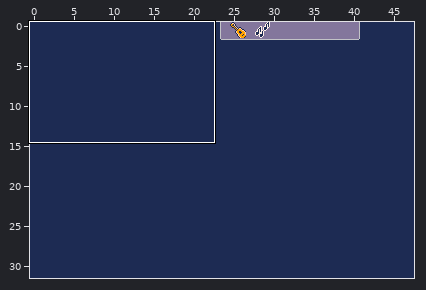
LDtk project -- tiny-cli/src/main/resources/sfx/editor.ldtk. The picture above shows the old version from afar; the outline marks the close-up.
Close-up. The starting point:
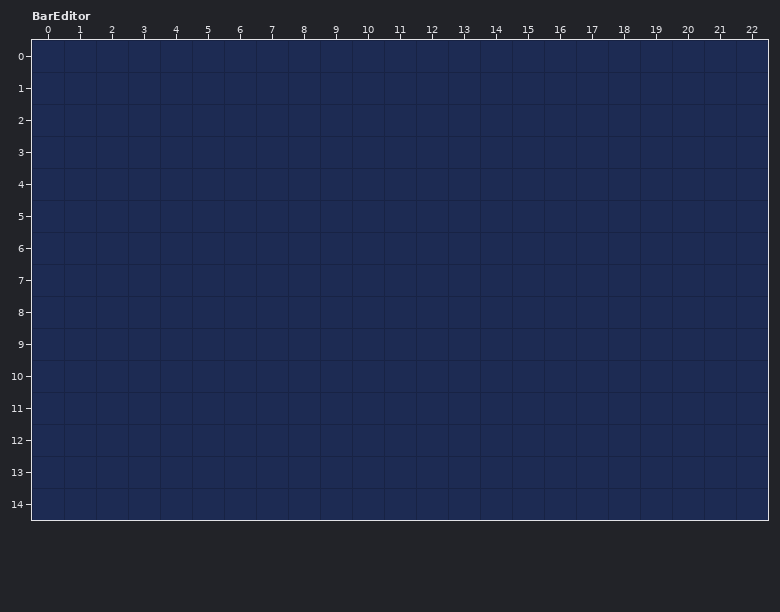
Cells are 8x8 px. Shown: BarEditor x 0..22, y 0..14.
New version:
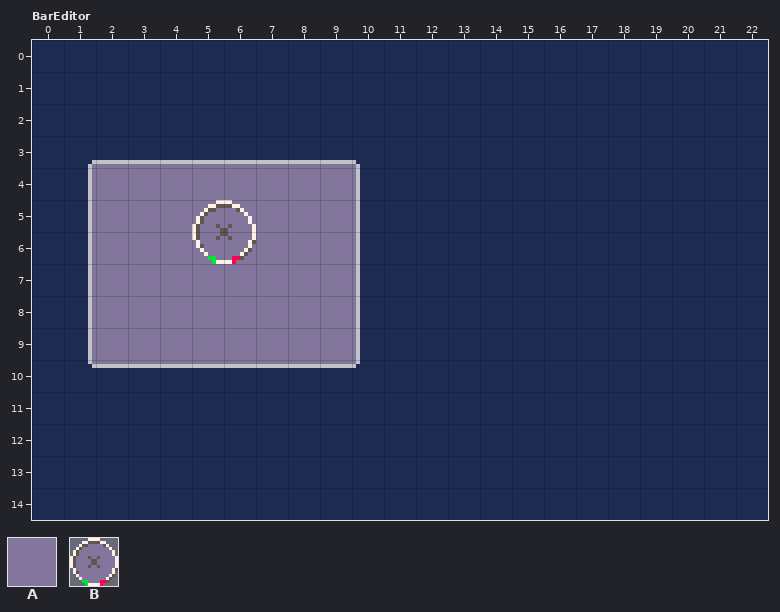
Key: from "IntGrid": A 1; from "Sfx": B 256.
_ is an empty cell.
Objects are placed by their top-left corner, in cells (3,4 is the top-left corner of cell 3,4); size is 1x1 cell unless given.
Commit: Add BPM to the bars edior
Edits made:
Layer "IntGrid":
The author put tile A in rows 3 to 10 at x 1 to 10.
Layer "Entities":
A new object: B "Knob" at 5,5 size 2x2.
